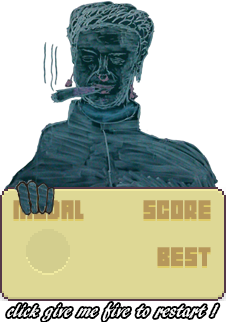
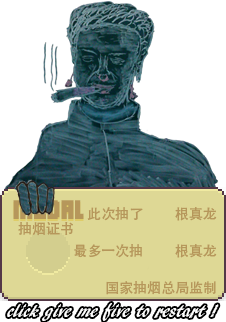
Revision of a layered 226 × 322 image; what changed, layer by layer:
added layer "此次抽了 根真龙" above "抽烟证书 副本" over [87, 207, 217, 221]
added layer "抽烟证书 副本" above "国家抽烟总局监制" over [18, 222, 73, 236]
added layer "国家抽烟总局监制" above "最多一次抽 根真龙" over [106, 281, 216, 295]
added layer "最多一次抽 根真龙" above "图层 0" over [74, 244, 217, 258]
painted on "图层 0" over [143, 200, 211, 268]
